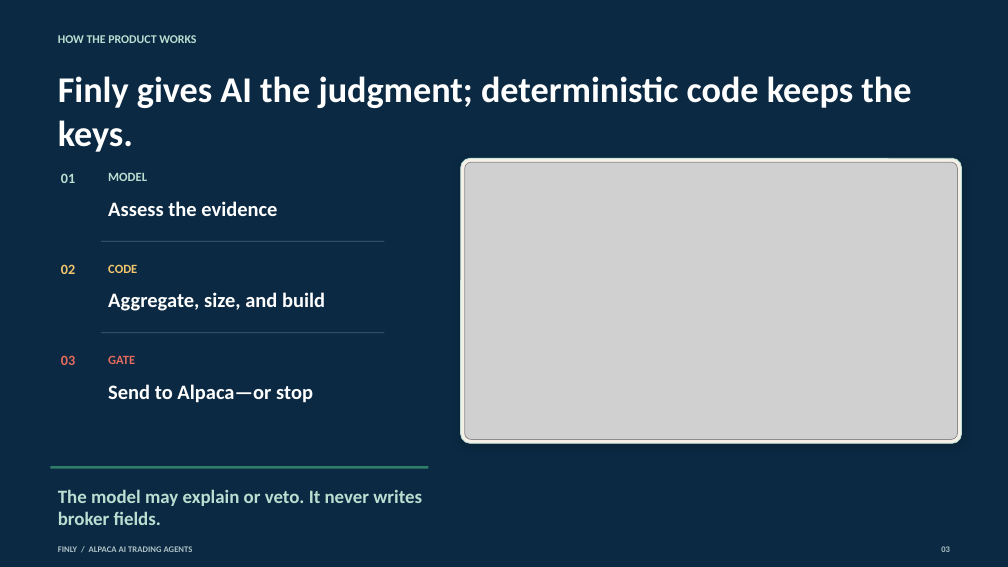
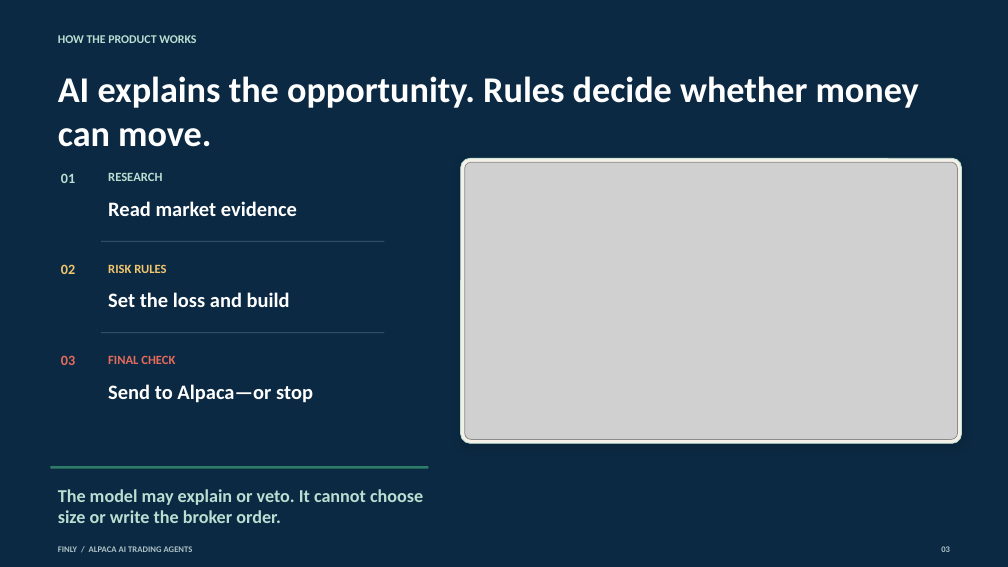
Before and after one commit to owlsowo/finly-bot, a slide deck: slide 3 of public/judge/Finly_Consulting_Deck.pptx. Drawn at 1008x567 pixels with LibreOffice and Linux fonts; fonts in the diff are those of the drawing; grey boxes stand for pictures. Boxes give left, top, right and bottom in pixels: in the first picture for what was removed or moved away, otherwise in the second. Text is boxed around its words. In the diff, an @@ line names an element or a change of style, - is before the commit and + after.

Commit message:
Clarify Finly for public and technical judges

```diff
--- a/public/judge/Finly_Consulting_Deck.pptx
+++ b/public/judge/Finly_Consulting_Deck.pptx
@@ text at (x1=58, y1=76, x2=919, y2=147): text changed @@
-Finly gives AI the judgment; deterministic code keeps the keys.
+AI explains the opportunity. Rules decide whether money can move.
@@ text at (x1=108, y1=172, x2=162, y2=181): text changed @@
-MODEL
+RESEARCH
@@ text at (x1=108, y1=201, x2=297, y2=216): text changed @@
-Assess the evidence
+Read market evidence
@@ text at (x1=108, y1=264, x2=166, y2=273): text changed @@
-CODE
+RISK RULES
@@ text at (x1=108, y1=292, x2=290, y2=307): text changed @@
-Aggregate, size, and build
+Set the loss and build
@@ text at (x1=108, y1=355, x2=175, y2=364): text changed @@
-GATE
+FINAL CHECK
@@ text at (x1=58, y1=489, x2=423, y2=523): text changed; size 18 to 17.2 pt @@
-The model may explain or veto. It never writes broker fields.
+The model may explain or veto. It cannot choose size or write the broker order.
```
Also in this commit, not shown: 8 other slides changed, 34 other files.
